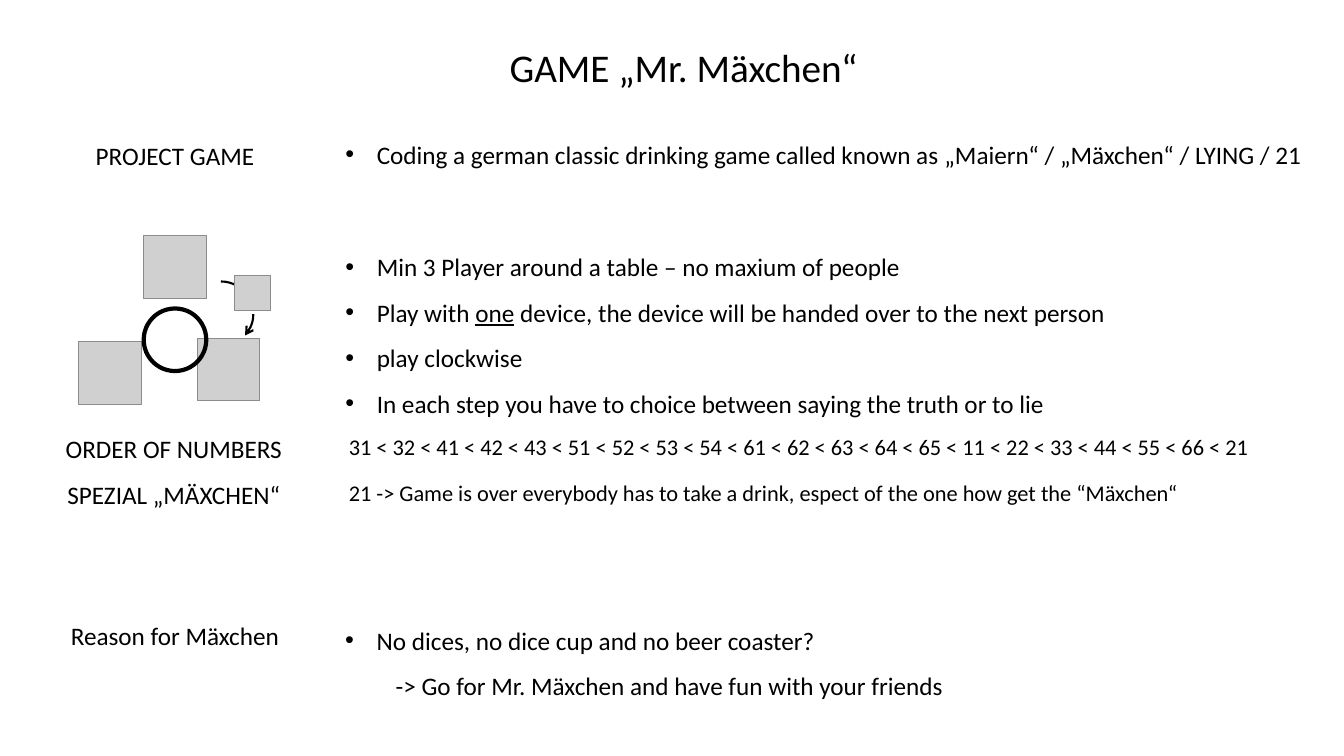
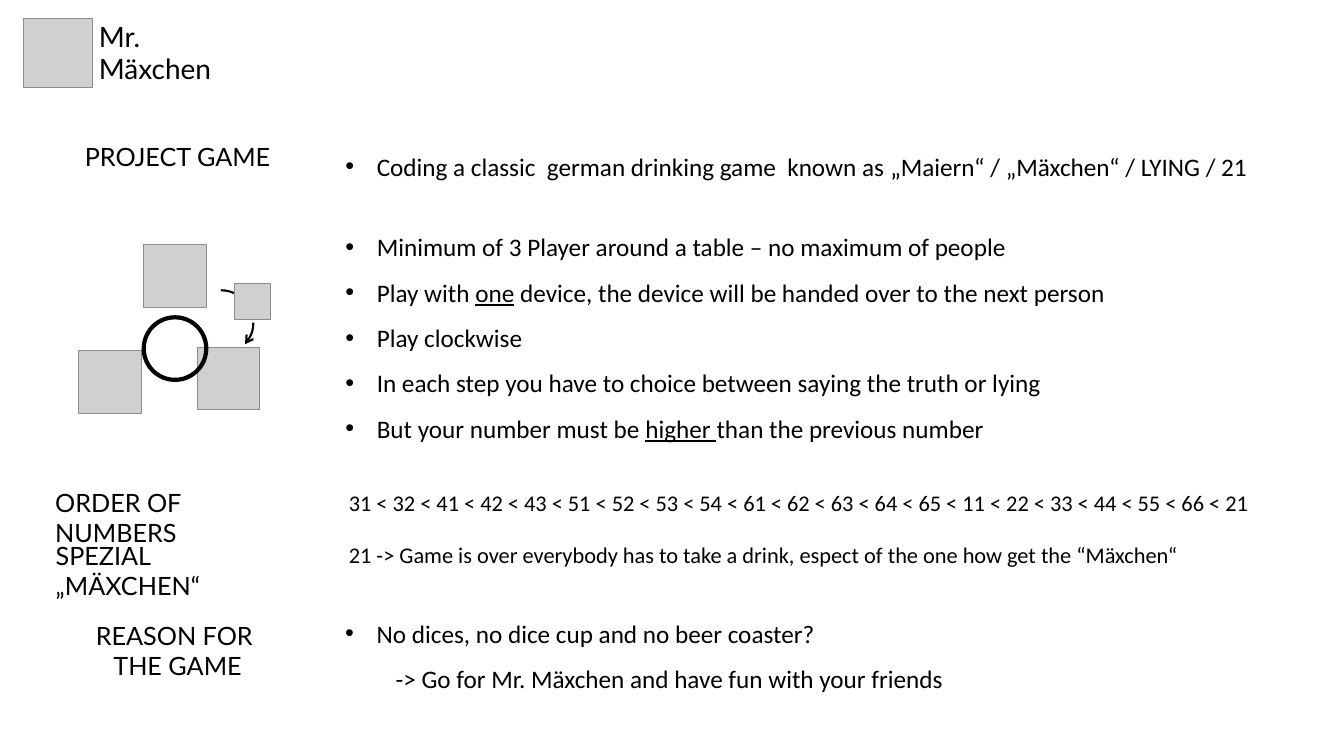
Before and after one commit to t4ms/06Project1-Maexchen, a slide deck: slide 2 of 01Presentation/Modul1-Project-Mr.Mäxchen.pptx. Drawn at 1344x756 pixels with LibreOffice and Linux fonts; fonts in the diff are those of the drawing; grey boxes stand for pictures. Boxes give left, top, right and bottom in pixels: in the first picture for what was removed or moved away, otherwise in the second. Text is boxed around its words. In the diff, an @@ line names an element or a change of style, - is before the commit and + after.

```diff
--- a/01Presentation/Modul1-Project-Mr.Mäxchen.pptx
+++ b/01Presentation/Modul1-Project-Mr.Mäxchen.pptx
@@ picture added at <box>23,19,92,88</box> @@
@@ text at <box>99,27,211,80</box>: text changed; size 28 to 20 pt; font Calibri to Lato @@
-GAME „Mr. Mäxchen“
+Mr.
+Mäxchen
@@ text at <box>377,158,1247,181</box>: text changed @@
-• Coding a german classic drinking game called known as „Maiern“ / „Mäxchen“ / LYING / 21
+• Coding a classic german drinking game known as „Maiern“ / „Mäxchen“ / LYING / 21
@@ text "Minimum of 3 Player around ...": place and size @@
-text "Minimum of 3 Player around ..." at <box>377,258,1104,418</box>
+text "Minimum of 3 Player around ..." at <box>377,238,1104,443</box>
@@ text at <box>377,238,1006,260</box>: text changed @@
-• Min 3 Player around a table – no maxium of people
+• Minimum of 3 Player around a table – no maximum of people
@@ 4 pictures, 1 rectangle, 1 ellipse, 1 arc (boxed as its full ellipse): place and size @@
-4 pictures, 1 rectangle, 1 ellipse, 1 arc (boxed as its full ellipse) at <box>79,236,270,404</box>
+4 pictures, 1 rectangle, 1 ellipse, 1 arc (boxed as its full ellipse) at <box>79,245,270,413</box>
@@ text at <box>377,329,1040,443</box>: text changed @@
-• play clockwise
-• In each step you have to choice between saying the truth or to lie
+• Play clockwise
+• In each step you have to choice between saying the truth or lying
+• But your number must be higher than the previous number
@@ text "ORDER OF NUMBERS": place and size @@
-text "ORDER OF NUMBERS" at <box>66,441,282,458</box>
+text "ORDER OF NUMBERS" at <box>55,493,181,547</box>
@@ text "31 < 32 < 41 ...": place and size @@
-text "31 < 32 < 41 ..." at <box>349,440,1248,455</box>
+text "31 < 32 < 41 ..." at <box>349,496,1248,511</box>
@@ font Calibri to Lato in 3 elements at <box>85,147,270,167</box>, <box>55,493,181,547</box>, <box>56,546,200,599</box> @@
@@ text "SPEZIAL „MÄXCHEN“": place and size @@
-text "SPEZIAL „MÄXCHEN“" at <box>67,484,280,508</box>
+text "SPEZIAL „MÄXCHEN“" at <box>56,546,200,599</box>
@@ text "21 -> Game is over ...": place and size @@
-text "21 -> Game is over ..." at <box>349,485,1177,505</box>
+text "21 -> Game is over ..." at <box>349,547,1177,567</box>
@@ text "No dices, no dice cup ...": place and size @@
-text "No dices, no dice cup ..." at <box>377,632,942,699</box>
+text "No dices, no dice cup ..." at <box>377,625,942,692</box>
@@ text at <box>96,626,253,676</box>: text changed; font Calibri to Lato @@
-Reason for Mäxchen
+REASON FOR
+THE GAME
```
Also in this commit, not shown: 4 other slides changed, 1 slide added, 3 other files.
